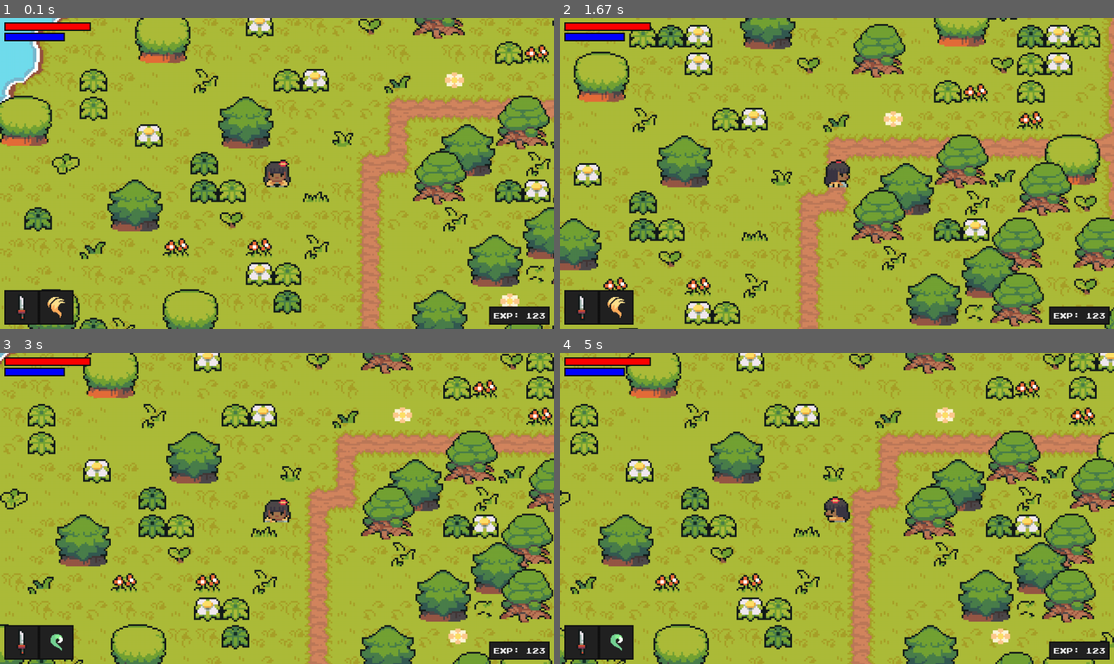
Above: before the commit, frames 1-4 (two rows, left to right).
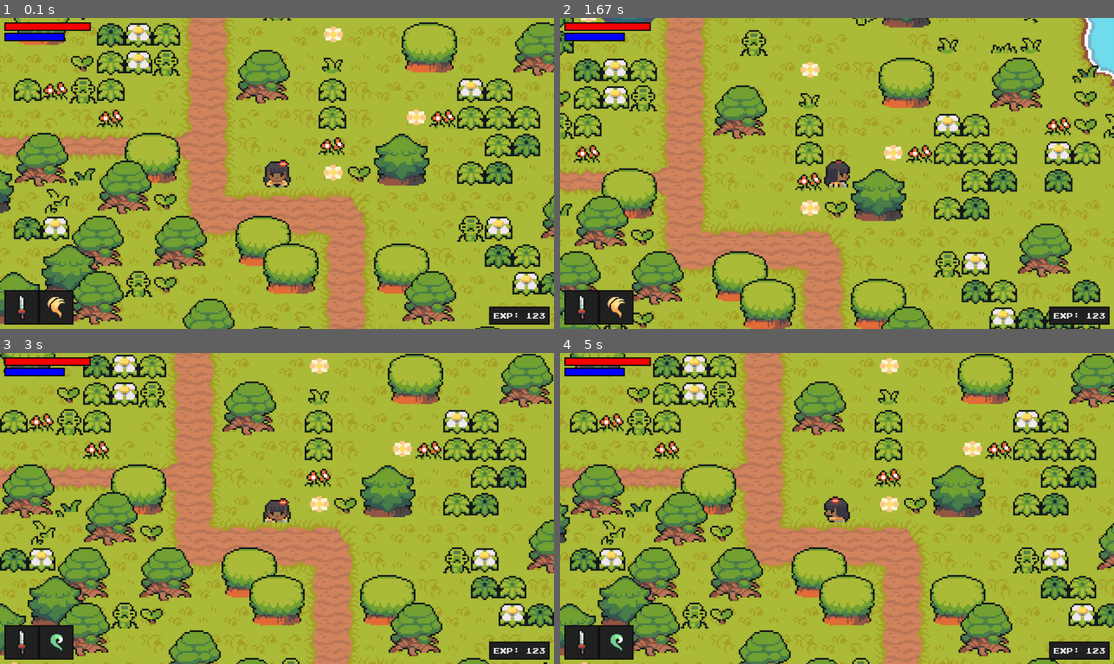
Above: after the commit, the same moments.

Repository: b3mery/Zelda_pygame
Game: pygame game, started from main.py
The game is run twice, just before and just after one commit, with the same random seed, the same clock (stepped at 60 frames per second) and the same inputs.
Inputs:
- Up to frame 1 (0.1 s): no input
- Up to frame 2 (1.67 s): hold Right 0.33-0.8 s; hold Up 0.83-1.13 s; hold Right 1.17-1.63 s
- Up to frame 3 (3 s): hold Left 1.67-2.2 s; tap E at 1.82 s; hold Down 2.23-2.53 s; tap Space at 2.57 s; hold Left from 2.9 s (still down)
- Up to frame 4 (5 s): tap E at 3.05, 4.55 s; release Left at 3.3 s; hold Up 3.33-3.7 s; hold Right 3.73-4.37 s; hold Down 4.4-4.77 s; hold Left from 4.8 s (still down)

The runs differ from the first frame. In frame 1, 56% of the frame differs, in the area x 0-100%, y 0-100%; in frame 2, 56%; in frame 3, 56%; in frame 4, 57%.

Commit message:
Add Entity and enemy

Diff:
--- /dev/null
+++ b/enemy.py
@@ -0,0 +1,29 @@
+import pygame
+
+import settings
+from entity import Entity
+
+import utils
+
+class Enemy(Entity):
+    """_summary_
+
+    Args:
+        Entity (pygame.sprite.Sprite): _description_
+    """
+    def __init__(self, monster_name:str, pos:tuple, groups) -> None:
+        super().__init__(groups)
+        # General Setup
+        self.sprite_type = 'enemy'
+
+        # Graphic Setup
+        self.__import_graphics(monster_name)
+        self.status = 'idle'
+        self.image = self.animations[self.status][self.frame_index]
+        self.rect = self.image.get_rect(topleft = pos)
+
+    def __import_graphics(self, monster_name):
+        self.animations = {'idle': [], 'move': [], 'attack': [] }
+        main_path = f'assets/graphics/monsters/{monster_name}/'
+        for anamation in self.animations.keys():
+            self.animations[anamation] = utils.import_folder(main_path + anamation)
--- /dev/null
+++ b/entity.py
@@ -0,0 +1,61 @@
+"""Base Entity Game Object
+"""
+import pygame
+
+class Entity(pygame.sprite.Sprite):
+    """_summary_
+
+    Args:
+        pygame (_type_): _description_
+    """
+    def __init__(self, groups) -> None:
+        super().__init__(groups)
+        # Graphics
+        self.frame_index = 0
+        self.anamation_speed = 0.15
+        # Movement
+        self.direction = pygame.math.Vector2()
+
+    def move(self,speed):
+        """Move the Player"""
+        # Check vector length and normalize
+        if self.direction.magnitude() != 0:
+            self.direction = self.direction.normalize()
+
+        self.hitbox.x += self.direction.x * speed
+        self.check_collisions('horizontal')
+        self.hitbox.y += self.direction.y * speed
+        self.check_collisions('vertical')
+        self.rect.center = self.hitbox.center
+
+    def check_collisions(self, direction:str):
+        """Check collisions
+
+        Args:
+            direction (str): horizontal or vertical
+        """
+        if direction == 'horizontal':
+            self.check_horizontal_collisions()
+
+        if direction == 'vertical':
+            self.check_vertical_collisions()
+
+    def check_horizontal_collisions(self):
+        """Check Sprite collisions on x Axis
+        """
+        for sprite in self.obstacle_sprites:
+            if sprite.hitbox.colliderect(self.hitbox):
+                if self.direction.x > 0: # moving right
+                    self.hitbox.right = sprite.hitbox.left
+                if self.direction.x < 0: # moving left
+                    self.hitbox.left = sprite.hitbox.right
+
+    def check_vertical_collisions(self):
+        """Check for sprite collisions on the y Axis
+        """
+        for sprite in self.obstacle_sprites:
+            if sprite.hitbox.colliderect(self.hitbox):
+                if self.direction.y > 0: # moving down
+                    self.hitbox.bottom = sprite.hitbox.top
+                if self.direction.y < 0: # moving moving up
+                    self.hitbox.top = sprite.hitbox.bottom
--- a/level.py
+++ b/level.py
@@ -1,5 +1,6 @@
 import pygame
 import random
+from enemy import Enemy
 
 import settings
 import utils
@@ -35,7 +36,8 @@
         layouts = {
             'boundary': utils.import_csv_layout("assets/map/map_FloorBlocks.csv"),
             'grass': utils.import_csv_layout("assets/map/map_Grass.csv"),
-            'object': utils.import_csv_layout("assets/map/map_Objects.csv")
+            'object': utils.import_csv_layout("assets/map/map_Objects.csv"),
+            'entities': utils.import_csv_layout("assets/map/map_Entities.csv"),
         }
         graphics = {
             'grass': utils.import_folder("assets/graphics/Grass"),
@@ -60,14 +62,22 @@
                             surf = graphics['objects'][int(col)]
                             Tile((x,y),[self.visible_sprites, self.obstacle_sprites],'object', surf)
 
-        self.player = Player(
-            (1000,1430),
-            [self.visible_sprites],
-            self.obstacle_sprites,
-            self.create_attack,
-            self.destroy_attack,
-            self.create_magic
-        )
+                        if style == 'entities':
+                            if col == "394": # player
+                                self.player = Player(
+                                        (x,y),
+                                        [self.visible_sprites],
+                                        self.obstacle_sprites,
+                                        self.create_attack,
+                                        self.destroy_attack,
+                                        self.create_magic
+                                    )
+                            else:
+                                monster_name = settings.monster_id_mapping.get(col)
+                                if monster_name is not None:
+                                    Enemy(monster_name, (x,y), [self.visible_sprites] )
+
+
 
     def create_attack(self):
         """Create the Attack
--- a/player.py
+++ b/player.py
@@ -1,11 +1,12 @@
 from pyclbr import Function
-from numpy import character
 import pygame
-from debug import debug
+
+from entity import Entity
 import settings
 import utils
 
-class Player(pygame.sprite.Sprite):
+
+class Player(Entity):
     """Player Game Object Class
 
     Extends: pygame (pygame.sprite.Sprite)
@@ -26,11 +27,8 @@
         # Graphics Set up
         self.__import_player_assets()
         self.status = 'down'
-        self.frame_index = 0
-        self.anamation_speed = 0.15
 
         # Movement
-        self.direction = pygame.math.Vector2()
         self.obstacle_sprites = obstacle_sprites
         # Attack timer
         self.is_attacking = False
@@ -185,50 +183,6 @@
             if 'attack' in self.status:
                 self.status = self.status.replace('_attack', '')
 
-    def move(self,speed):
-        """Move the Player"""
-        # Check vector length and normalize
-        if self.direction.magnitude() != 0:
-            self.direction = self.direction.normalize()
-
-        self.hitbox.x += self.direction.x * speed
-        self.check_collisions('horizontal')
-        self.hitbox.y += self.direction.y * speed
-        self.check_collisions('vertical')
-        self.rect.center = self.hitbox.center
-
-    def check_collisions(self, direction:str):
-        """Check collisions
-
-        Args:
-            direction (str): horizontal or vertical
-        """
-        if direction == 'horizontal':
-            self.check_horizontal_collisions()
-
-        if direction == 'vertical':
-            self.check_vertical_collisions()
-
-    def check_horizontal_collisions(self):
-        """Check Sprite collisions on x Axis
-        """
-        for sprite in self.obstacle_sprites:
-            if sprite.hitbox.colliderect(self.hitbox):
-                if self.direction.x > 0: # moving right
-                    self.hitbox.right = sprite.hitbox.left
-                if self.direction.x < 0: # moving left
-                    self.hitbox.left = sprite.hitbox.right
-
-    def check_vertical_collisions(self):
-        """Check for sprite collisions on the y Axis
-        """
-        for sprite in self.obstacle_sprites:
-            if sprite.hitbox.colliderect(self.hitbox):
-                if self.direction.y > 0: # moving down
-                    self.hitbox.bottom = sprite.hitbox.top
-                if self.direction.y < 0: # moving moving up
-                    self.hitbox.top = sprite.hitbox.bottom
-
     def cooldowns(self):
         """_summary_
         """
--- a/settings.py
+++ b/settings.py
@@ -48,6 +48,13 @@
 ####################################### Enemies #########################################################################
 
 # enemy
+monster_id_mapping = {
+    '390': 'bamboo',
+    '391': 'spirit',
+    '392': 'raccoon',
+    '393' : 'squid'
+}
+
 monster_data = {
     'squid': {'health': 100,'exp':100,'damage':20,'attack_type': 'slash', 'attack_sound':'assets/audio/attack/slash.wav', 'speed': 3, 'resistance': 3, 'attack_radius': 80, 'notice_radius': 360},
     'raccoon': {'health': 300,'exp':250,'damage':40,'attack_type': 'claw',  'attack_sound':'assets/audio/attack/claw.wav','speed': 2, 'resistance': 3, 'attack_radius': 120, 'notice_radius': 400},
